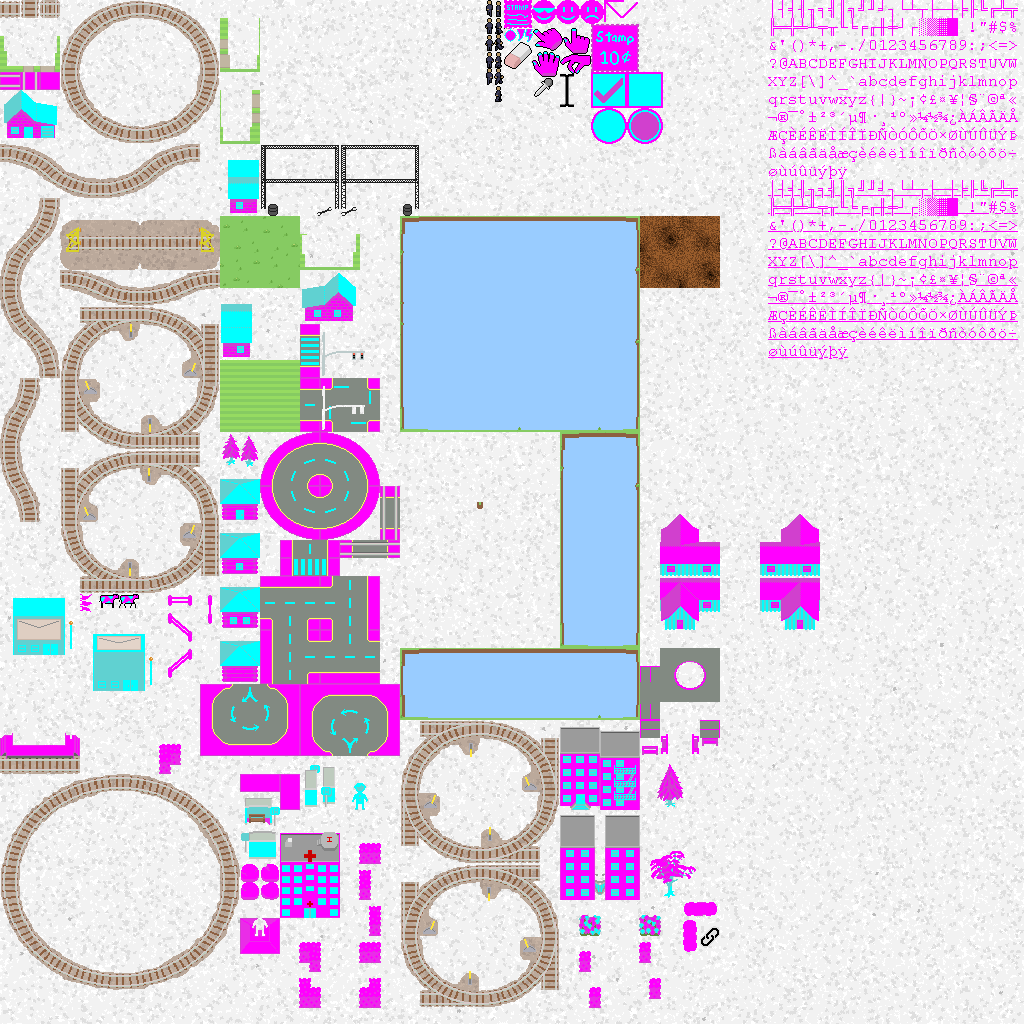
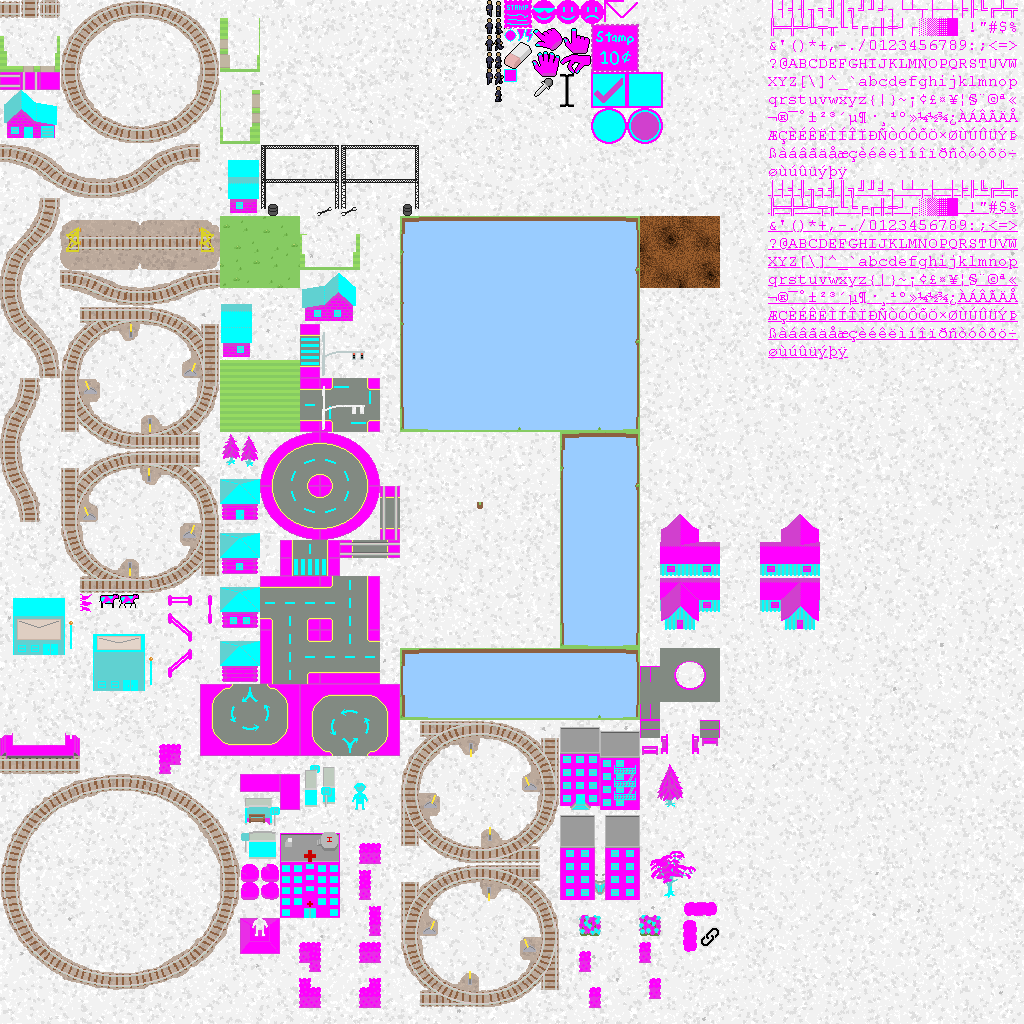
The second 1024 × 1024 image is a revision of the first. Changes to its layers:
painted on "base.png copy" over [504, 69, 517, 82]
